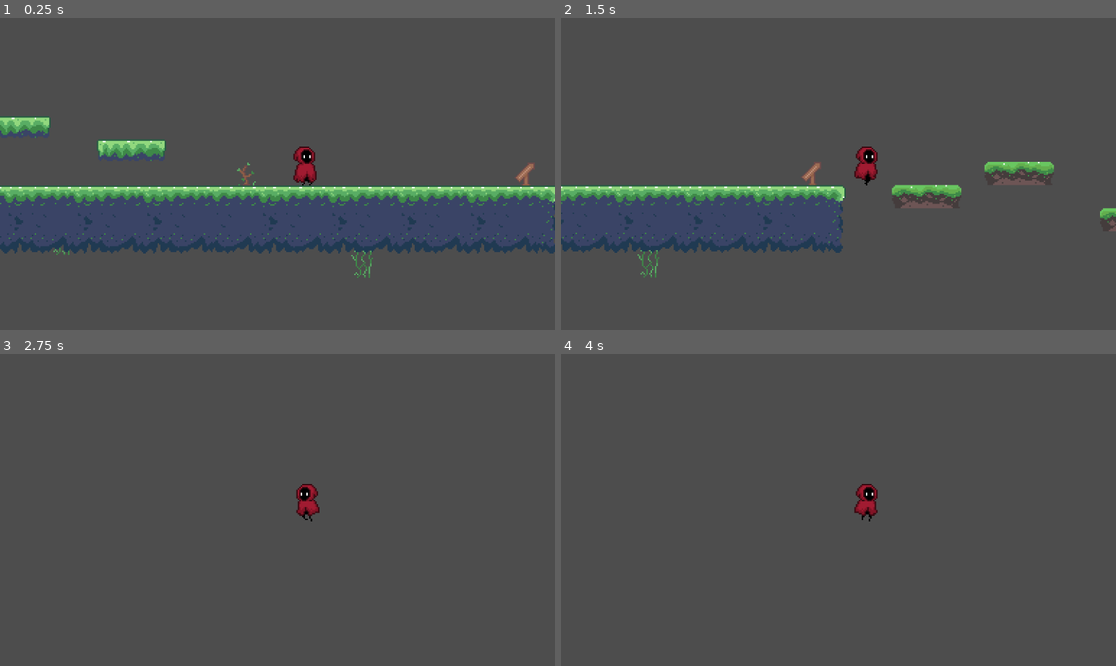
Above: before the commit, frames 1-4 (two rows, left to right).
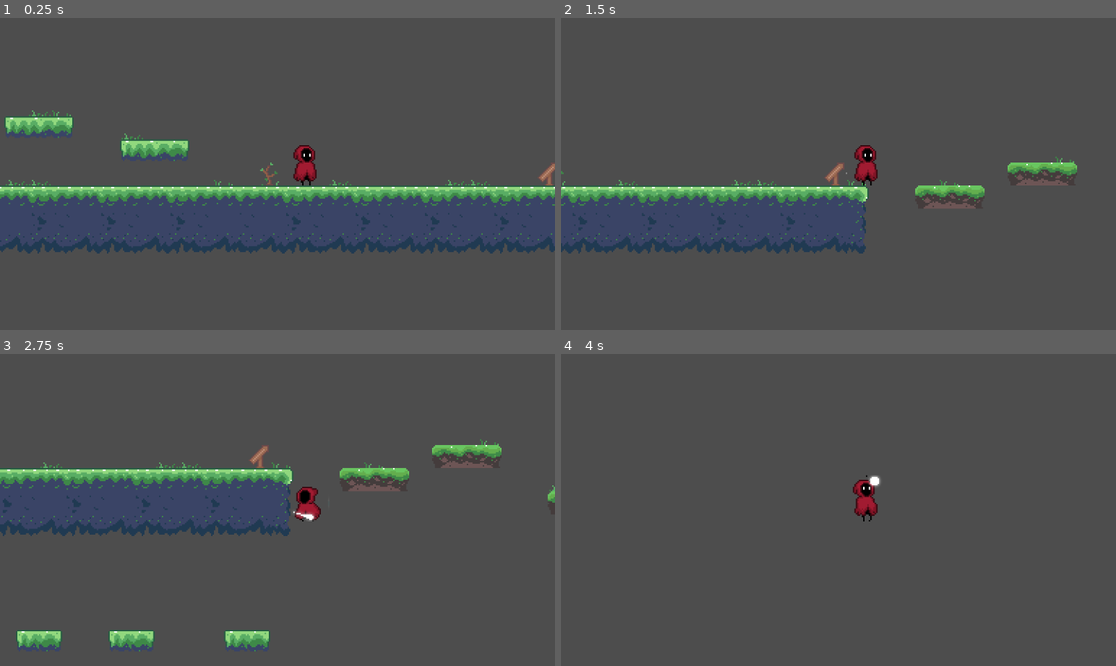
Above: after the commit, the same moments.

Repository: dieguga07/GodotTemplate
Game: Godot game, scene res://Scenes/game.tscn
The game is run twice, just before and just after one commit, with the same random seed, the same clock (stepped at 60 frames per second) and the same inputs.
Inputs:
- Up to frame 1 (0.25 s): no input
- Up to frame 2 (1.5 s): tap Enter (ui_accept) at 0.5, 0.77 s; hold Right (ui_right) from 0.53 s (still down); tap F (attack, bound only after the commit) at 0.6, 1.35 s
- Up to frame 3 (2.75 s): tap Enter (ui_accept) at 1.52 s; release Right (ui_right) at 2.03 s; hold Left (ui_left) from 2.03 s (still down); tap F (attack, bound only after the commit) at 2.1 s
- Up to frame 4 (4 s): release Left (ui_left) at 2.78 s; hold Right (ui_right) from 2.78 s (still down); tap F (attack, bound only after the commit) at 2.85, 3.6 s; tap Enter (ui_accept) at 3.02, 3.77 s

The runs differ from the first frame. In frame 1, 6.3% of the frame differs, in the area x 0-100%, y 29-84%; in frame 2, 5.2%; in frame 3, 14%, in the area x 0-100%, y 27-96%; in frame 4, 0.3%.

Commit message:
State-machine rework idle and attack

Diff:
--- a/Scenes/game.tscn
+++ b/Scenes/game.tscn
@@ -209,12 +209,12 @@
 tile_set = SubResource("TileSet_mniii")
 format = 2
 layer_0/name = "details"
-layer_0/tile_data = PackedInt32Array(131058, 589824, 0, 196594, 589824, 0, 262130, 589824, 1, 131067, 589824, 0, 131069, 589824, 0, 196605, 589824, 1, 131075, 589824, 1, 196611, 589824, 1, 262147, 589824, 0, 65539, 589824, 0, 65543, 589824, 0, 131079, 589824, 1, 131062, 589824, 0, 196598, 589824, 1, 262134, 589824, 0, 65520, 524288, 1, 10, 720896, 2, 65534, 524288, 0)
+layer_0/tile_data = PackedInt32Array(65520, 524288, 1, 10, 720896, 2, 65534, 524288, 0, 1, 458752, 0, 6, 458752, 0, 7, 458752, 0, 65523, 458752, 0, 65524, 458752, 0, -65544, 458752, 0, -131084, 458752, 0, 131053, 458752, 0, 131046, 458752, 0, 131048, 458752, 0, 131047, 458752, 1, 65532, 458752, 1, 11, 458752, 1, -131083, 458752, 1, -65516, 458752, 1, 15, 458752, 1, -65504, 458752, 1, 65574, 458752, 1, 65579, 458752, 1, 65588, 458752, 1, 65593, 458752, 1, 65595, 458752, 1, 65594, 458752, 0, 65576, 458752, 0, 65582, 458752, 0, -65507, 458752, 0, -65502, 458752, 0, 65560, 458752, 0, 65559, 458752, 0)
 layer_1/name = "main_layer"
 layer_1/tile_data = PackedInt32Array(131070, 196608, 0, 196606, 196608, 1, 262142, 196608, 2, 131071, 65536, 0, 196607, …(8734 unchanged characters)…
 
 [node name="Player" parent="." instance=ExtResource("2_l7hqp")]
-position = Vector2(17, 16)
+position = Vector2(1, 16)
 
 [node name="Camera2D" type="Camera2D" parent="Player"]
 position = Vector2(-20, -8)
--- a/Scenes/player.tscn
+++ b/Scenes/player.tscn
@@ -381,7 +381,6 @@
 
 [sub_resource type="Animation" id="Animation_0va0n"]
 resource_name = "attack"
-loop_mode = 1
 tracks/0/type = "value"
 tracks/0/imported = false
 tracks/0/enabled = true
@@ -436,7 +435,7 @@
 
 [sub_resource type="Animation" id="Animation_tix55"]
 resource_name = "idle"
-length = 1.2
+length = 3.0
 loop_mode = 1
 tracks/0/type = "value"
 tracks/0/imported = false
@@ -457,7 +456,7 @@
 tracks/1/interp = 1
 tracks/1/loop_wrap = true
 tracks/1/keys = {
-"times": PackedFloat32Array(0, 0.2, 0.4, 0.6, 0.8, 1),
+"times": PackedFloat32Array(0.166667, 0.766667, 1.2, 1.73333, 2.2, 2.76667),
 "transitions": PackedFloat32Array(1, 1, 1, 1, 1, 1),
 "update": 1,
 "values": [0, 1, 0, 1, 0, 1]
@@ -629,14 +628,11 @@
 advance_mode = 0
 advance_condition = &"move"
 
-[sub_resource type="AnimationNodeStateMachineTransition" id="AnimationNodeStateMachineTransition_mkhiu"]
+[sub_resource type="AnimationNodeStateMachineTransition" id="AnimationNodeStateMachineTransition_tvdoj"]
+
+[sub_resource type="AnimationNodeStateMachineTransition" id="AnimationNodeStateMachineTransition_sd38k"]
 switch_mode = 2
-advance_mode = 0
-advance_condition = &"idle"
-
-[sub_resource type="AnimationNodeStateMachineTransition" id="AnimationNodeStateMachineTransition_tvdoj"]
-advance_mode = 0
-advance_condition = &"swing"
+advance_mode = 2
 
 [sub_resource type="AnimationNodeStateMachine" id="AnimationNodeStateMachine_rp18h"]
 states/Attack/node = SubResource("AnimationNodeBlendSpace1D_sbnr6")
@@ -647,7 +643,7 @@
 states/Move/node = SubResource("AnimationNodeBlendSpace1D_6vfdb")
 states/Move/position = Vector2(312, 236)
 states/Start/position = Vector2(121, 236)
-transitions = ["Start", "Move", SubResource("AnimationNodeSt …(139 unchanged characters)… ionNodeStateMachineTransition_mrauy"), "Attack", "Move", SubResource("AnimationNodeStateMachineTransition_mkhiu"), "Move", "Attack", SubResource("AnimationNodeStateMachineTransition_tvdoj")]
+transitions = ["Start", "Move", SubResource("AnimationNodeSt …(139 unchanged characters)… ionNodeStateMachineTransition_mrauy"), "Move", "Attack", SubResource("AnimationNodeStateMachineTransition_tvdoj"), "Attack", "Move", SubResource("AnimationNodeStateMachineTransition_sd38k")]
 graph_offset = Vector2(-99, 86.146)
 
 [node name="Player" type="CharacterBody2D"]
@@ -673,10 +669,8 @@
 [node name="Player_State_Machine" type="AnimationTree" parent="."]
 tree_root = SubResource("AnimationNodeStateMachine_rp18h")
 anim_player = NodePath("../Player_Animations")
-parameters/conditions/idle = false
 parameters/conditions/is_jumping = true
 parameters/conditions/move = false
-parameters/conditions/swing = false
 parameters/Attack/blend_position = 0
 parameters/Jump/blend_position = 0
 parameters/Move/blend_position = 0
--- a/Scripts/player.gd
+++ b/Scripts/player.gd
@@ -4,10 +4,11 @@
 const SPEED = 200.0
 const JUMP_VELOCITY = -250.0
 
-@onready var state_machine : AnimationTree = $Player_State_Machine
+@onready var state_machine = $Player_State_Machine["parameters/playback"]
 
 func _ready():
-	state_machine.active = true
+	pass
+	#state_machine.active = true
 
 func _process(delta):
 	pass
@@ -22,6 +23,10 @@
 	if Input.is_action_just_pressed("ui_accept") and is_on_floor():
 		velocity.y = JUMP_VELOCITY
 
+	if Input.is_action_just_pressed("attack"):
+		print("swing")
+		state_machine.travel("Attack")
+		#state_machine["parameters/conditions/swing"] = true
 
 	# Get the input direction and handle the movement/deceleration.
 	# As good practice, you should replace UI actions with custom gameplay actions.
@@ -33,8 +38,3 @@
 	else:
 		velocity.x = move_toward(velocity.x, 0, SPEED)
 	move_and_slide()
-	update_animation(direction)
-
-func update_animation(move):
-
-	state_machine.set("parameters/Move/blend_position",move)
--- a/project.godot
+++ b/project.godot
@@ -15,6 +15,14 @@
 config/features=PackedStringArray("4.3", "Forward Plus")
 config/icon="res://icon.svg"
 
+[input]
+
+attack={
+"deadzone": 0.5,
+"events": [Object(InputEventKey,"resource_local_to_scene":false,"resource_name":"","device":0,"window_id":0,"alt_pressed":false,"shift_pressed":false,"ctrl_pressed":false,"meta_pressed":false,"pressed":false,"keycode":0,"physical_keycode":70,"key_label":0,"unicode":0,"location":0,"echo":false,"script":null)
+]
+}
+
 [rendering]
 
 textures/canvas_textures/default_texture_filter=0
